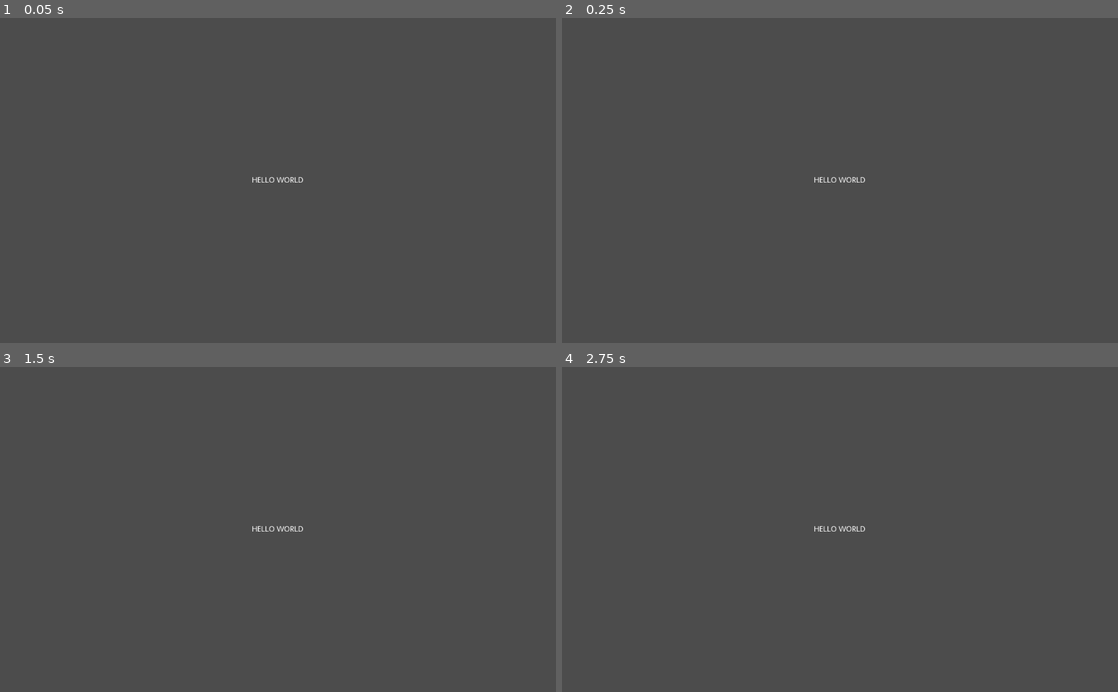
Above: before the commit, frames 1-4 (two rows, left to right).
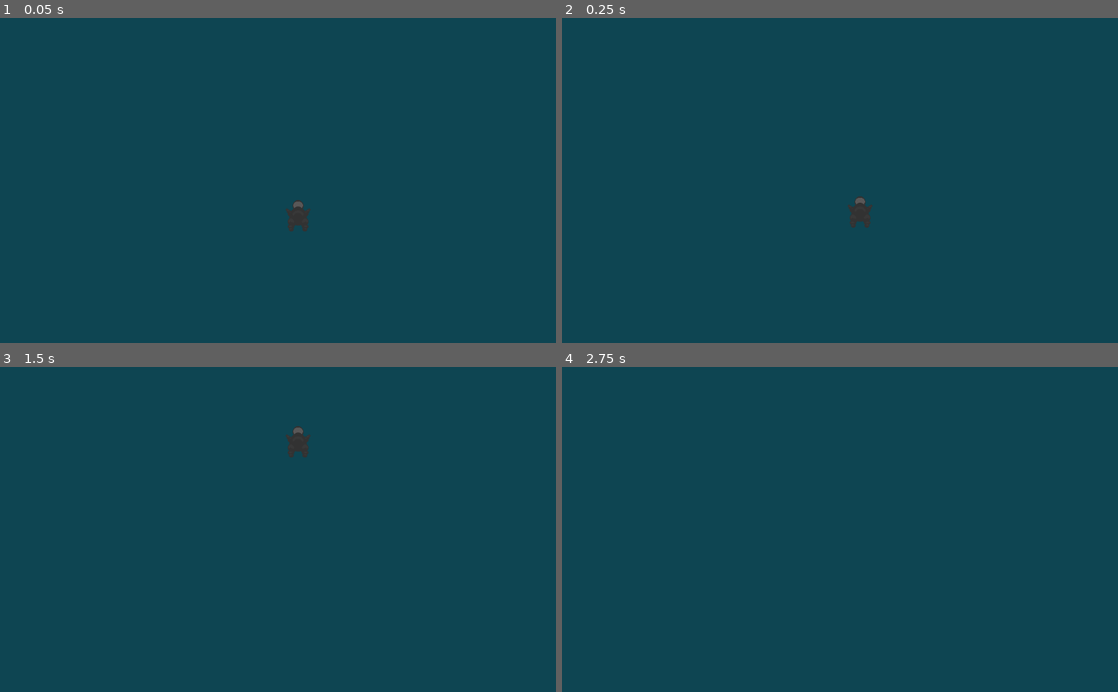
Above: after the commit, the same moments.

Repository: TeamKebab/GodotWildJam41
Game: Godot game, scene res://main.tscn
Two runs of this game, one before a commit and one after it. Both use one fixed random seed, a clock stepped at 60 frames per second and the inputs below.
Inputs:
- Up to frame 1 (0.05 s): no input
- Up to frame 2 (0.25 s): no input
- Up to frame 3 (1.5 s): no input
- Up to frame 4 (2.75 s): no input

The runs differ from the first frame. In frame 1, 100% of the frame differs, in the area x 0-100%, y 0-100%; in frame 2, 100%; in frame 3, 100%; in frame 4, 100%.

Commit message:
player floating up

Diff:
--- /dev/null
+++ b/src/components/scene_loader/scene_loader.gd
@@ -0,0 +1,43 @@
+extends Node
+class_name SceneLoader
+
+
+signal scene_loaded(scene_id)
+
+
+export(Dictionary) var scenes:= {}
+
+
+var current_scene
+
+
+func _ready():
+	set_current_scene()
+
+
+func set_current_scene():
+	var root = get_tree().get_root()
+	current_scene = root.get_child(root.get_child_count() - 1)
+
+
+func load_scene(scene, data = null):
+	assert(scenes.has(scene))
+
+	call_deferred("_deferred_load_scene", scene, data)
+
+
+func _deferred_load_scene(scene, data):
+	var path = scenes[scene]
+
+	current_scene.free()
+
+	var s = ResourceLoader.load(path)
+	current_scene = s.instance()
+
+	if current_scene.has_method("set_data"):
+		current_scene.set_data(data)
+
+	get_tree().get_root().add_child(current_scene)
+	get_tree().set_current_scene(current_scene)
+
+	emit_signal("scene_loaded", scene)
--- /dev/null
+++ b/src/components/scene_loader/scene_loader.tscn
@@ -0,0 +1,6 @@
+[gd_scene load_steps=2 format=2]
+
+[ext_resource path="res://components/scene_loader/scene_loader.gd" type="Script" id=1]
+
+[node name="SceneLoader" type="Node"]
+script = ExtResource( 1 )
--- /dev/null
+++ b/src/components/state_machine/state.gd
@@ -0,0 +1,22 @@
+extends Node
+
+
+# warning-ignore:unused_signal
+signal finished(next_state_name)
+
+# Initialize the state. E.g. change the animation.
+func enter():
+	pass
+
+
+# Clean up the state. Reinitialize values like a timer.
+func exit():
+	pass
+
+
+func handle_input(_event):
+	pass
+
+
+func update(_delta):
+	pass
--- /dev/null
+++ b/src/components/state_machine/state_machine.gd
@@ -0,0 +1,59 @@
+extends Node
+
+signal state_changed(current_state)
+
+export(NodePath) var start_state
+var states_map = {}
+
+var states_stack = []
+var current_state = null
+var _active = false setget set_active
+
+func _ready():
+	if not start_state:
+		start_state = get_child(0).get_path()
+	for child in get_children():
+		states_map[child.name] = child
+		child.connect("finished", self, "_change_state")
+	initialize(start_state)
+
+
+func initialize(initial_state):
+	set_active(true)
+	states_stack.push_front(get_node(initial_state))
+	current_state = states_stack[0]
+	current_state.enter()
+
+
+func set_active(value):
+	_active = value
+	set_physics_process(value)
+	set_process_input(value)
+	if not _active:
+		states_stack = []
+		current_state = null
+
+
+func _input(event):
+	current_state.handle_input(event)
+
+
+func _physics_process(delta):
+	current_state.update(delta)
+
+
+func _change_state(state_name):
+	if not _active:
+		return
+	current_state.exit()
+
+	if state_name == "previous":
+		states_stack.pop_front()
+	else:
+		states_stack[0] = states_map[state_name]
+
+	current_state = states_stack[0]
+	emit_signal("state_changed", current_state)
+
+	if state_name != "previous":
+		current_state.enter()
--- /dev/null
+++ b/src/game/game.gd
@@ -0,0 +1,38 @@
+extends Node
+
+
+enum Scene {
+	Start,
+	Level_01,
+}
+
+
+const main_score = preload("res://game/main_score.mp3")
+
+
+onready var scene_loader = $SceneLoader
+
+
+func _ready() -> void:
+	randomize()
+
+	scene_loader.scenes = {
+		Scene.Start : "res://main.tscn",
+		Scene.Level_01 : "res://main.tscn",
+	}
+
+	play_music(main_score)
+
+
+func restart() -> void:
+	play_music(main_score)
+	go_to(Scene.Start)
+
+
+func play_music(stream: AudioStream) -> void:
+	$AudioStreamPlayer.stream = stream
+	$AudioStreamPlayer.play()
+
+
+func go_to(scene_id: int, startup_data = null) -> void:
+	scene_loader.load_scene(scene_id, startup_data)
--- /dev/null
+++ b/src/game/game.tscn
@@ -0,0 +1,13 @@
+[gd_scene load_steps=4 format=2]
+
+[ext_resource path="res://game/game.gd" type="Script" id=1]
+[ext_resource path="res://components/scene_loader/scene_loader.tscn" type="PackedScene" id=2]
+[ext_resource path="res://game/main_score.mp3" type="AudioStream" id=3]
+
+[node name="GameManager" type="Node"]
+script = ExtResource( 1 )
+
+[node name="SceneLoader" parent="." instance=ExtResource( 2 )]
+
+[node name="AudioStreamPlayer" type="AudioStreamPlayer" parent="."]
+stream = ExtResource( 3 )
--- a/src/main.tscn
+++ b/src/main.tscn
@@ -1,15 +1,8 @@
-[gd_scene format=2]
+[gd_scene load_steps=2 format=2]
 
-[node name="Control" type="Label"]
-anchor_left = 0.5
-anchor_top = 0.5
-anchor_right = 0.5
-anchor_bottom = 0.5
-margin_left = -512.0
-margin_top = -300.0
-margin_right = 512.0
-margin_bottom = 300.0
-size_flags_horizontal = 5
-text = "HELLO WORLD"
-align = 1
-valign = 1
+[ext_resource path="res://player/player.tscn" type="PackedScene" id=1]
+
+[node name="Level" type="Node"]
+
+[node name="Player" parent="." instance=ExtResource( 1 )]
+position = Vector2( 549, 364 )
--- /dev/null
+++ b/src/player/motion.gd
@@ -0,0 +1,17 @@
+extends Node
+
+
+export var pull: int = 200
+export var max_speed: int = 50
+
+
+var motion = Vector2.ZERO
+
+
+onready var body: KinematicBody2D = get_parent()
+
+
+func move(delta: float) -> void:
+	motion.y = min(max_speed, motion.y - pull * delta)
+
+	motion = body.move_and_slide(motion, Vector2.DOWN)
--- /dev/null
+++ b/src/player/player.gd
@@ -0,0 +1,8 @@
+extends KinematicBody2D
+
+
+onready var motion = $Motion
+
+
+func _physics_process(delta: float) -> void:
+	motion.move(delta)
--- /dev/null
+++ b/src/player/player.tscn
@@ -0,0 +1,22 @@
+[gd_scene load_steps=6 format=2]
+
+[ext_resource path="res://player/player.png" type="Texture" id=1]
+[ext_resource path="res://components/state_machine/state_machine.gd" type="Script" id=2]
+[ext_resource path="res://player/motion.gd" type="Script" id=3]
+[ext_resource path="res://player/state_machine/floating.gd" type="Script" id=4]
+[ext_resource path="res://player/player.gd" type="Script" id=5]
+
+[node name="Player" type="KinematicBody2D"]
+script = ExtResource( 5 )
+
+[node name="Sprite" type="Sprite" parent="."]
+texture = ExtResource( 1 )
+
+[node name="Motion" type="Node" parent="."]
+script = ExtResource( 3 )
+
+[node name="StateMachine" type="Node" parent="."]
+script = ExtResource( 2 )
+
+[node name="Floating" type="Node" parent="StateMachine"]
+script = ExtResource( 4 )
--- /dev/null
+++ b/src/player/state_machine/floating.gd
@@ -0,0 +1,16 @@
+extends "res://components/state_machine/state.gd"
+
+
+# Declare member variables here. Examples:
+# var a = 2
+# var b = "text"
+
+
+# Called when the node enters the scene tree for the first time.
+func _ready():
+	pass # Replace with function body.
+
+
+# Called every frame. 'delta' is the elapsed time since the previous frame.
+#func _process(delta):
+#	pass
--- a/src/project.godot
+++ b/src/project.godot
@@ -8,11 +8,49 @@
 
 config_version=4
 
+_global_script_classes=[ {
+"base": "Node",
+"class": "SceneLoader",
+"language": "GDScript",
+"path": "res://components/scene_loader/scene_loader.gd"
+} ]
+_global_script_class_icons={
+"SceneLoader": ""
+}
+
 [application]
 
 config/name="GWJ41"
 run/main_scene="res://main.tscn"
 config/icon="res://icon.png"
+
+[autoload]
+
+Game="*res://game/game.tscn"
+
+[importer_defaults]
+
+texture={
+"compress/bptc_ldr": 0,
+"compress/hdr_mode": 0,
+"compress/lossy_quality": 0.7,
+"compress/mode": 0,
+"compress/normal_map": 0,
+"detect_3d": false,
+"flags/anisotropic": false,
+"flags/filter": false,
+"flags/mipmaps": false,
+"flags/repeat": 0,
+"flags/srgb": 2,
+"process/HDR_as_SRGB": false,
+"process/fix_alpha_border": true,
+"process/invert_color": false,
+"process/normal_map_invert_y": false,
+"process/premult_alpha": false,
+"size_limit": 0,
+"stream": false,
+"svg/scale": 1.0
+}
 
 [physics]
 
@@ -23,4 +61,5 @@
 quality/driver/driver_name="GLES2"
 vram_compression/import_etc=true
 vram_compression/import_etc2=false
+environment/default_clear_color=Color( 0.054902, 0.270588, 0.321569, 1 )
 environment/default_environment="res://default_env.tres"
Binary file added: src/fishies/fish.png
Not shown, added: src/fishies/fish.png.import
Not shown, added: src/game/main_score.mp3.import
Binary file added: src/player/player.png
Not shown, added: src/game/main_score.mp3
